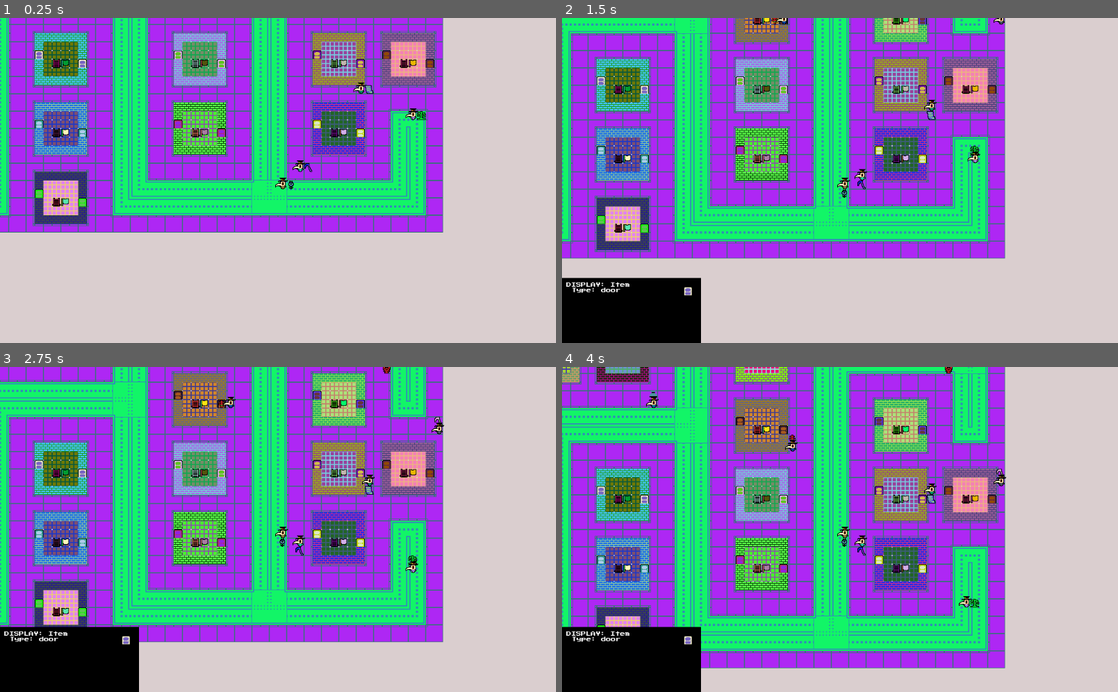
Above: before the commit, frames 1-4 (two rows, left to right).
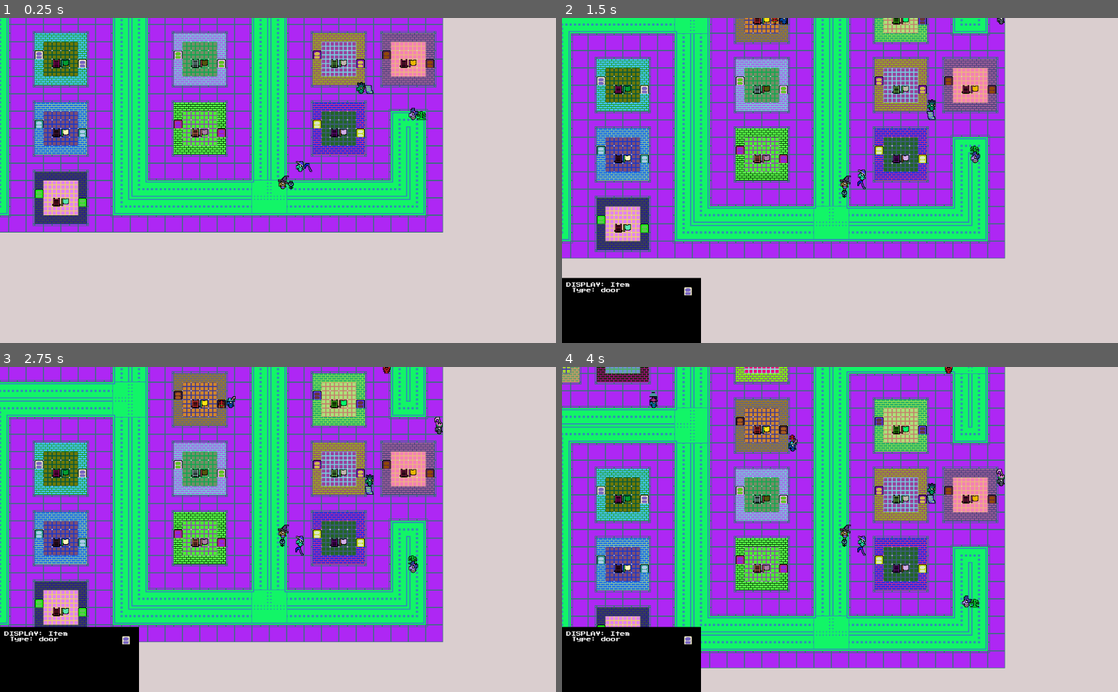
Above: after the commit, the same moments.

Repository: medmaster0/RogueCiv
Game: Godot game, scene res://Game.tscn
Two runs of this game, one before a commit and one after it. Both use one fixed random seed, a clock stepped at 60 frames per second and the inputs below.
Inputs (mouse positions are in pixels of both pictures, inside the frame that each line leads up to):
- Up to frame 1 (0.25 s): no input
- Up to frame 2 (1.5 s): click (600, 63) at 0.52 s; click (600, 79) at 1.27 s
- Up to frame 3 (2.75 s): click (38, 448) at 2.02 s
- Up to frame 4 (4 s): no input

The runs differ from the first frame. In frame 1, 0.2% of the frame differs, in the area x 49-76%, y 19-53%; in frame 2, 0.2%; in frame 3, 0.2%; in frame 4, 0.3%, in the area x 15-80%, y 9-74%.

Commit message:
Eradicated hats, but also broke display...

Diff:
--- a/Scenes/Clothes.gd
+++ b/Scenes/Clothes.gd
@@ -17,8 +17,8 @@
 func _ready():
 	randomize()
 
-	#tile_index = randi()%20
-	tile_index = 19
+	tile_index = randi()%20
+	#tile_index = 19
 	set_tile_index(tile_index)
 
 	pass # Replace with function body.
--- a/Scenes/Creature.tscn
+++ b/Scenes/Creature.tscn
@@ -1,11 +1,10 @@
-[gd_scene load_steps=7 format=2]
+[gd_scene load_steps=6 format=2]
 
 [ext_resource path="res://scenes/Creature.gd" type="Script" id=1]
 [ext_resource path="res://Scenes/MajorArcWeapon.tscn" type="PackedScene" id=2]
 [ext_resource path="res://tiles/crePrim.png" type="Texture" id=3]
 [ext_resource path="res://tiles/creSeco.png" type="Texture" id=4]
-[ext_resource path="res://Scenes/Hat.tscn" type="PackedScene" id=5]
-[ext_resource path="res://Scenes/Clothes.tscn" type="PackedScene" id=6]
+[ext_resource path="res://Scenes/Clothes.tscn" type="PackedScene" id=5]
 
 [node name="Creature" type="Node2D"]
 script = ExtResource( 1 )
@@ -28,9 +27,5 @@
 margin_bottom = 22.0
 flat = true
 
-[node name="Hat" parent="." instance=ExtResource( 5 )]
-visible = false
-position = Vector2( 0, -8 )
-
-[node name="Clothes" parent="." instance=ExtResource( 6 )]
+[node name="Clothes" parent="." instance=ExtResource( 5 )]
 [connection signal="pressed" from="SelectButton" to="." method="_on_SelectButton_pressed"]
--- a/Scenes/Hat.gd
+++ /dev/null
@@ -1,96 +0,0 @@
-extends Node2D
-
-# class member variables go here, for example:
-# var a = 2
-# var b = "textvar"
-
-#Preload all the hat textures
-var hat_tex1 = preload("res://tiles/hats/bandanaPrim.png")
-var hat_tex2 = preload("res://tiles/hats/bandanaSeco.png")
-var hat_tex3 = preload("res://tiles/hats/bowPrim.png")
-var hat_tex4 = preload("res://tiles/hats/bowSeco.png")
-var hat_tex5 = preload("res://tiles/hats/capPrim.png")
-var hat_tex6 = preload("res://tiles/hats/capSeco.png")
-var hat_tex7 = preload("res://tiles/hats/crownPrim.png")
-var hat_tex8 = preload("res://tiles/hats/crownSeco.png")
-var hat_tex9 = preload("res://tiles/hats/hoodPrim.png")
-var hat_tex10 = preload("res://tiles/hats/hoodSeco.png")
-var hat_tex11 = preload("res://tiles/hats/mohawkPrim.png")
-var hat_tex12 = preload("res://tiles/hats/mohawkSeco.png")
-var hat_tex13 = preload("res://tiles/hats/tophatPrim.png")
-var hat_tex14 = preload("res://tiles/hats/tophatSeco.png")
-
-#Class vars
-var hat_index #Keeps track of what type of hat it is....
-
-func _ready():
-	# Called when the node is added to the scene for the first time.
-	# Initialization here
-	randomize()
-
-	#Give Sprite color
-	$Sprite.modulate = Color(randf(), randf(), randf())
-	$Sprite2.modulate = Color(randf(), randf(), randf())
-
-	#Randomly set the texture of the sprites...
-	hat_index = randi()%7
-	match(hat_index):
-		0:
-			$Sprite.set_texture(hat_tex1)
-			$Sprite2.set_texture(hat_tex2)
-		1:
-			$Sprite.set_texture(hat_tex3)
-			$Sprite2.set_texture(hat_tex4)
-		2:
-			$Sprite.set_texture(hat_tex5)
-			$Sprite2.set_texture(hat_tex6)
-		3:
-			$Sprite.set_texture(hat_tex7)
-			$Sprite2.set_texture(hat_tex8)
-		4:
-			$Sprite.set_texture(hat_tex9)
-			$Sprite2.set_texture(hat_tex10)
-		5:
-			$Sprite.set_texture(hat_tex11)
-			$Sprite2.set_texture(hat_tex12)
-		6:
-			$Sprite.set_texture(hat_tex13)
-			$Sprite2.set_texture(hat_tex14)
-
-	pass
-
-#func _process(delta):
-#	# Called every frame. Delta is time since last frame.
-#	# Update game logic here.
-#	pass
-
-#Will copy all of the parameters of the given hat
-func copy_hat(in_hat):
-	#Set the right index
-	hat_index = in_hat.hat_index
-	match(hat_index):
-		0:
-			$Sprite.set_texture(hat_tex1)
-			$Sprite2.set_texture(hat_tex2)
-		1:
-			$Sprite.set_texture(hat_tex3)
-			$Sprite2.set_texture(hat_tex4)
-		2:
-			$Sprite.set_texture(hat_tex5)
-			$Sprite2.set_texture(hat_tex6)
-		3:
-			$Sprite.set_texture(hat_tex7)
-			$Sprite2.set_texture(hat_tex8)
-		4:
-			$Sprite.set_texture(hat_tex9)
-			$Sprite2.set_texture(hat_tex10)
-		5:
-			$Sprite.set_texture(hat_tex11)
-			$Sprite2.set_texture(hat_tex12)
-		6:
-			$Sprite.set_texture(hat_tex13)
-			$Sprite2.set_texture(hat_tex14)
-
-	#Also copy the colors...
-	$Sprite.modulate = in_hat.find_node("Sprite").modulate
-	$Sprite2.modulate = in_hat.find_node("Sprite2").modulate
--- a/Scenes/Hat.tscn
+++ /dev/null
@@ -1,16 +0,0 @@
-[gd_scene load_steps=4 format=2]
-
-[ext_resource path="res://Scenes/Hat.gd" type="Script" id=1]
-[ext_resource path="res://tiles/hats/bandanaPrim.png" type="Texture" id=2]
-[ext_resource path="res://tiles/hats/bandanaSeco.png" type="Texture" id=3]
-
-[node name="Hat" type="Node2D"]
-script = ExtResource( 1 )
-
-[node name="Sprite" type="Sprite" parent="."]
-texture = ExtResource( 2 )
-centered = false
-
-[node name="Sprite2" type="Sprite" parent="."]
-texture = ExtResource( 3 )
-centered = false
Binary file removed: Tiles/hats/bandanaPrim.png
Not shown, removed: Tiles/hats/bandanaPrim.png.import
Binary file removed: Tiles/hats/bandanaSeco.png
Not shown, removed: Tiles/hats/bandanaSeco.png.import
Binary file removed: Tiles/hats/bowPrim.png
Not shown, removed: Tiles/hats/bowPrim.png.import
Binary file removed: Tiles/hats/bowSeco.png
Not shown, removed: Tiles/hats/bowSeco.png.import
Binary file removed: Tiles/hats/capPrim.png
Not shown, removed: Tiles/hats/capPrim.png.import
Binary file removed: Tiles/hats/capSeco.png
Not shown, removed: Tiles/hats/capSeco.png.import
(and 16 more such lines)
